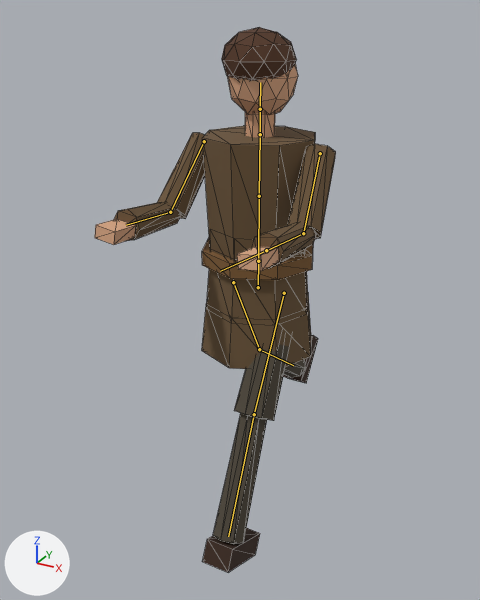
Two versions of the glTF model assets/models/villager.glb, one commit apart.
Before and after are seen from a 50 mm lens placed at (0.988, -1.931, 1.853), pointed at (-0.064, -0.018, 0.896). Arrows for +X, +Y and +Z are at lower left; the lights stay in place. The picture after the commit comes second. Both versions are drawn at frame 0 of the action 'carry'; the numbers are the values there. The bones that change, and the others that lie on the model, are drawn over the model as lines. Mesh edges are drawn as thin lines.

The first picture shows 'body'.
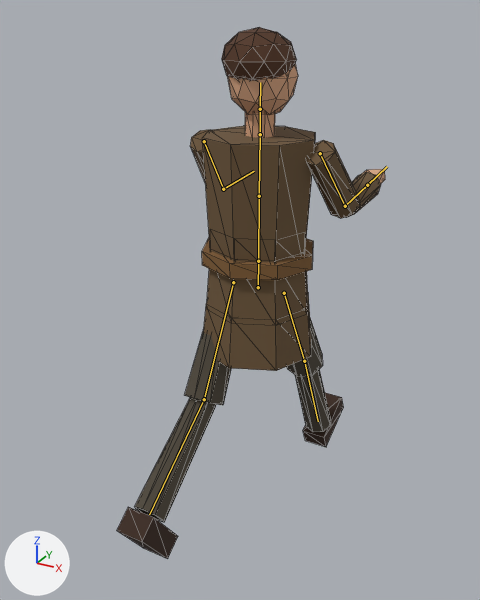
What differs and where, as boxes (x1, y1, x2, y2) in the pictures (480 x 600 px):
'body', posed (11% wider): before (95, 27, 336, 572); after (117, 27, 385, 559)
bone 'upper_arm.R', root to tip: before (320, 153) to (303, 233); after (320, 153) to (345, 206)
bone 'lower_arm.R', root to tip: before (303, 233) to (266, 250); after (345, 206) to (367, 185)
bone 'upper_arm.L', root to tip: before (204, 141) to (170, 212); after (204, 141) to (223, 189)
bone 'lower_arm.L', root to tip: before (170, 212) to (126, 225); after (223, 189) to (254, 171)
bone 'thigh.R', root to tip: before (284, 293) to (254, 414); after (284, 293) to (304, 361)
bone 'shin.R', root to tip: before (254, 414) to (228, 536); after (304, 361) to (318, 421)
bone 'thigh.L', root to tip: before (233, 282) to (259, 349); after (233, 282) to (204, 399)
bone 'shin.L', root to tip: before (259, 349) to (293, 365); after (204, 399) to (149, 514)

The edits, one by one:
Bone 'upper_arm.R' (bone_upper_arm_r) turns from (-40, 0, -8) to (40, 0, -8) degrees about its own x, y and z.
Bone 'lower_arm.R' (bone_lower_arm_r) turns from (-55, 0, 0) to (55, 0, 0) degrees about its own x, y and z.
Bone 'upper_arm.L' (bone_upper_arm_l) turns from (-40, 0, 8) to (40, 0, 8) degrees about its own x, y and z.
Bone 'lower_arm.L' (bone_lower_arm_l) turns from (-55, 0, 0) to (55, 0, 0) degrees about its own x, y and z.
Bone 'thigh.R' (bone_thigh_r) turns from (-30, 0, 0) to (30, 0, 0) degrees about its own x, y and z.
Bone 'shin.R' (bone_shin_r) turns from (5, 0, 0) to (-5, 0, 0) degrees about its own x, y and z.
Bone 'thigh.L' (bone_thigh_l) turns from (30, 0, 0) to (-30, 0, 0) degrees about its own x, y and z.
Bone 'shin.L' (bone_shin_l) turns from (25, 0, 0) to (-25, 0, 0) degrees about its own x, y and z.
